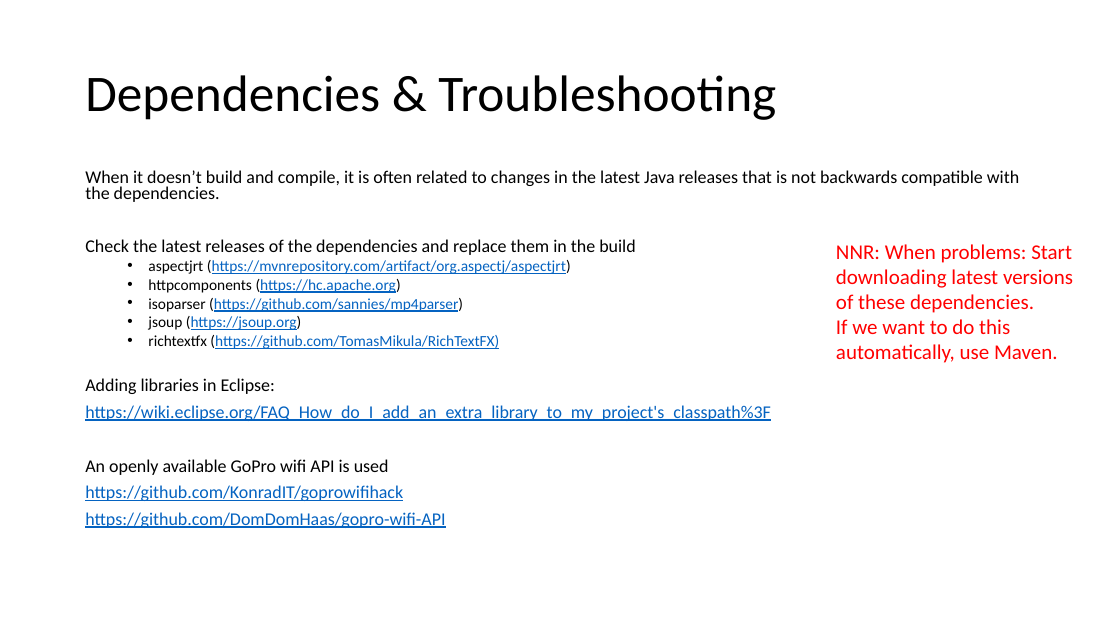
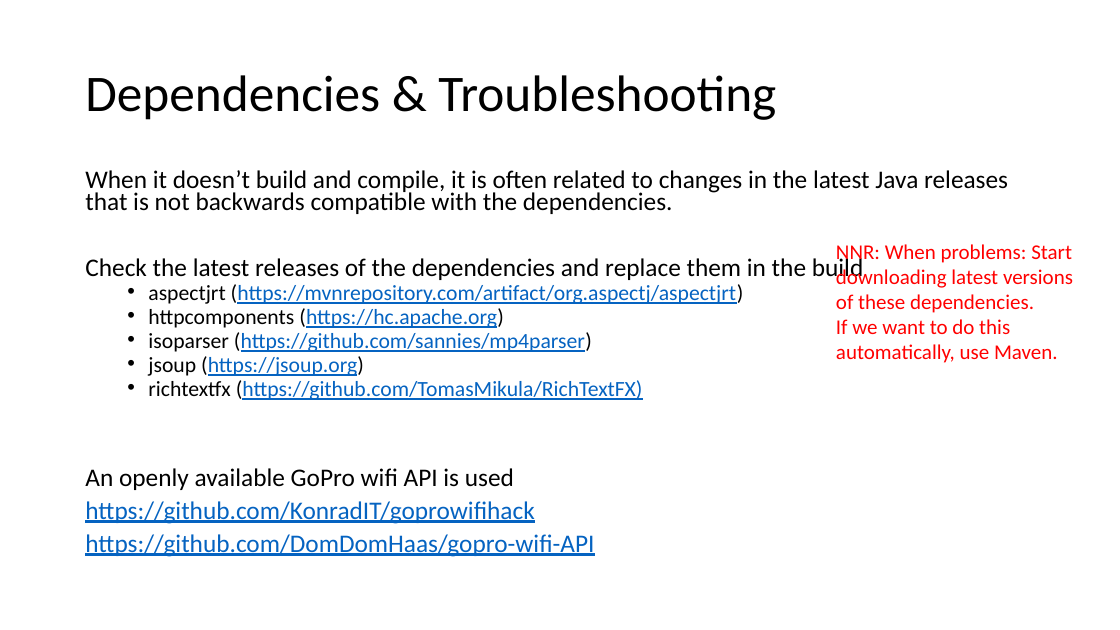
Before and after one commit to ratnick/GoPro-Notetaker-tool, a slide deck: slide 4 of ViNo Get Started DEVELOPMENT V4.0.pptx (slide 3 before the commit). Drawn at 1120x630 pixels with LibreOffice and Linux fonts; fonts in the diff are those of the drawing. Boxes give left, top, right and bottom in pixels: in the first picture for what was removed or moved away, otherwise in the second. Text is boxed around its words. In the diff, an @@ line names an element or a change of style, - is before the commit and + after.

Commit message:
minor updates on Eclipse configuration

```diff
--- a/ViNo Get Started DEVELOPMENT V4.0.pptx
+++ b/ViNo Get Started DEVELOPMENT V4.0.pptx
@@ text "When it doesn’t build and ..." at [85,170,1008,557]: size 15.4 to 21.7 pt in "When it doesn’t build and compile, it ...", "Check the latest releases of the dependencies ...", "An openly available GoPro wifi API is ...", "https://github.com/KonradIT/goprowifihack" and 1 more places; size 13.2 to 18.6 pt in "aspectjrt (https://mvnrepository.com/artifact/org.aspectj/as ...", "httpcomponents (https://hc.apache.org)", "isoparser (https://github.com/sannies/mp4parser)", "jsoup (https://jsoup.org)" and 1 more places @@
@@ text at [85,378,771,421]: paragraphs removed @@
-Adding libraries in Eclipse:
-https://wiki.eclipse.org/FAQ_How_do_I_add_an_extra_library_to_my_project's_classpath%3F
```
Also in this commit, not shown: 2 slides added.
